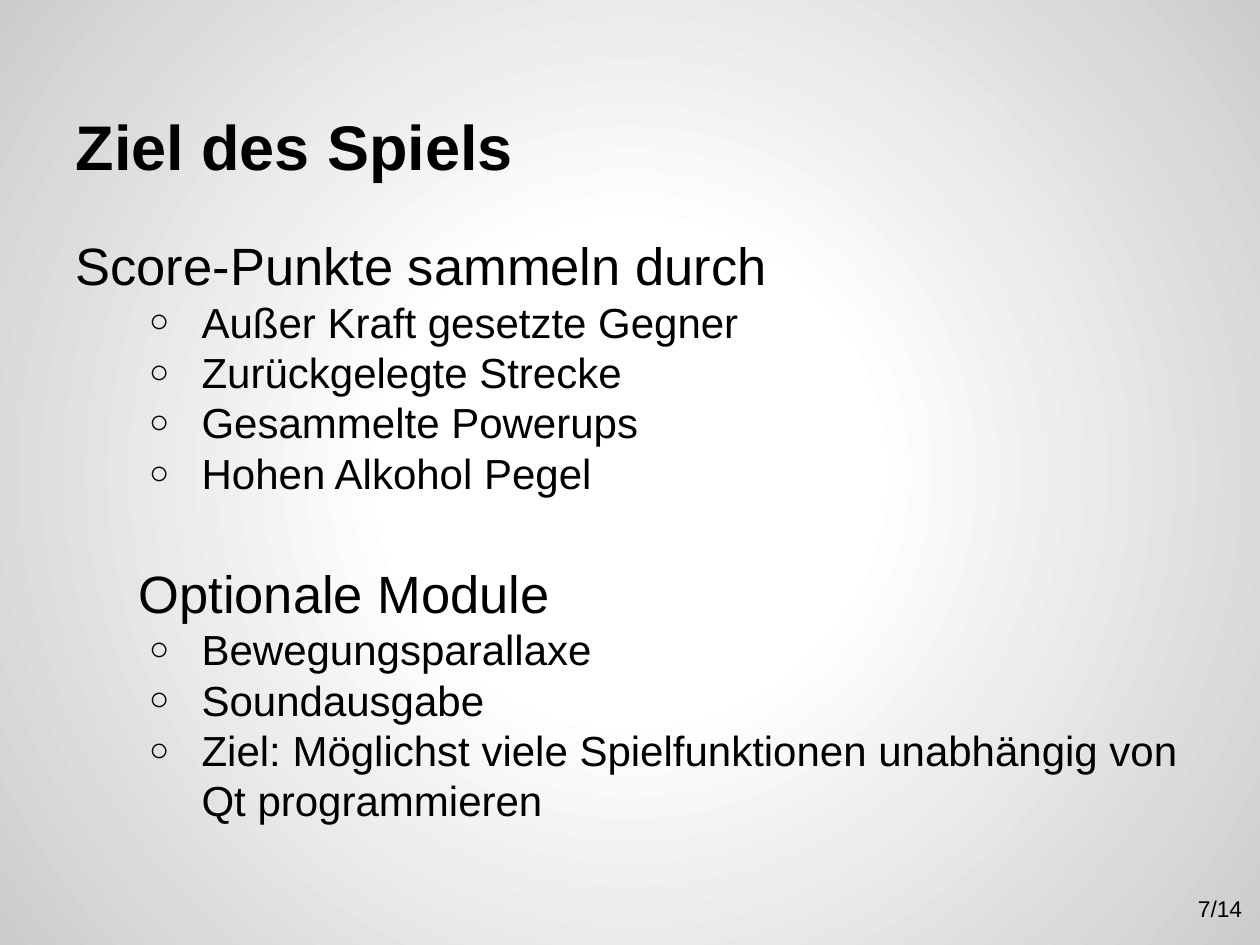
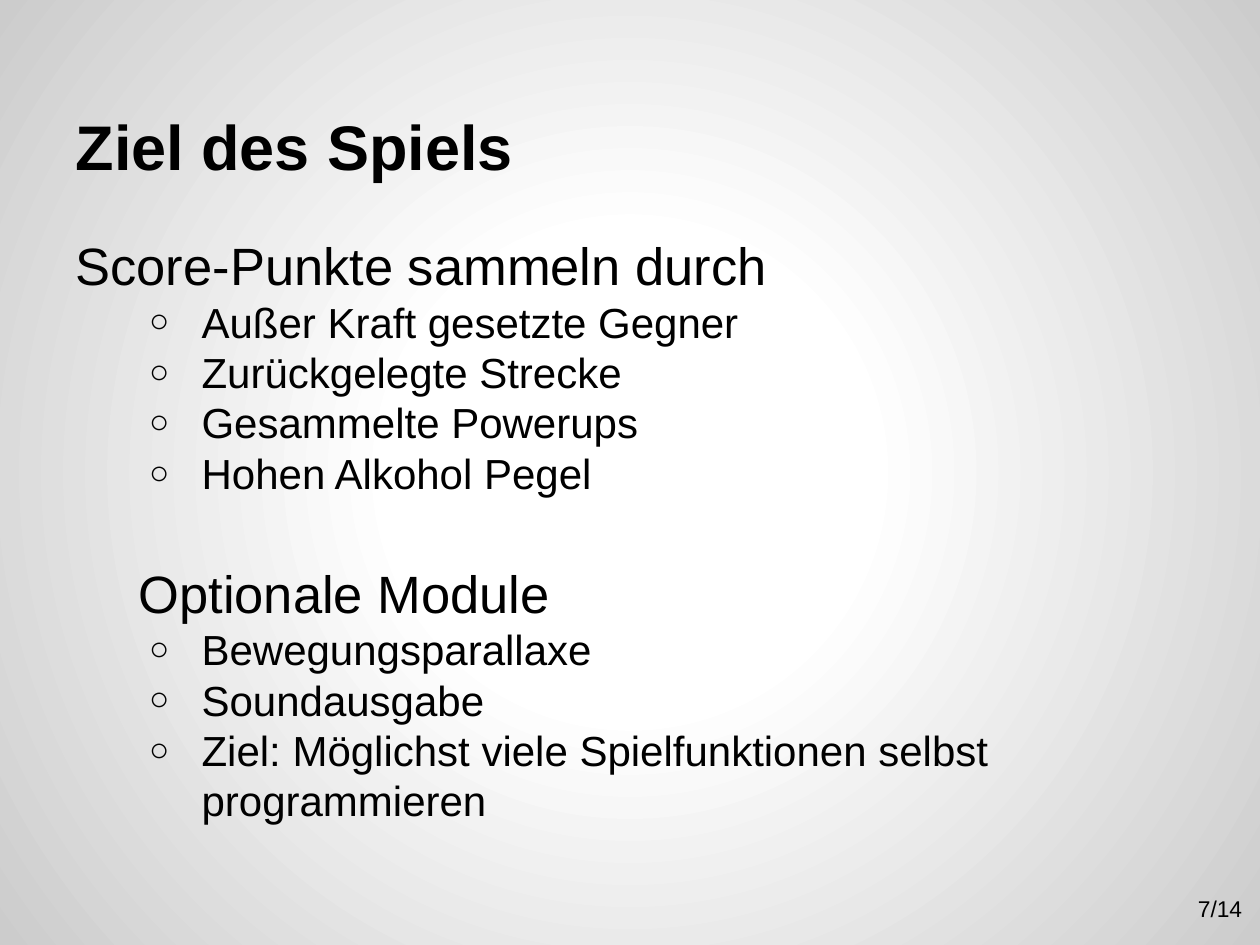
Before and after one commit to pffelix/Oktoberfest-Run, a slide deck: slide 7 of OOD/Präsentation/Gruppe1_Wiesn_Run.pptx. Drawn at 1260x945 pixels with LibreOffice and Linux fonts; fonts in the diff are those of the drawing. Boxes give left, top, right and bottom in pixels: in the first picture for what was removed or moved away, otherwise in the second. Text is boxed around its words. In the diff, an @@ line names an element or a change of style, - is before the commit and + after.

```diff
--- a/OOD/Präsentation/Gruppe1_Wiesn_Run.pptx
+++ b/OOD/Präsentation/Gruppe1_Wiesn_Run.pptx
@@ text at <box>202,735,988,825</box>: text changed @@
-  ○ Ziel: Möglichst viele Spielfunktionen unabhängig von Qt programmieren
+  ○ Ziel: Möglichst viele Spielfunktionen selbst programmieren
```
Also in this commit, not shown: 1 other file.
